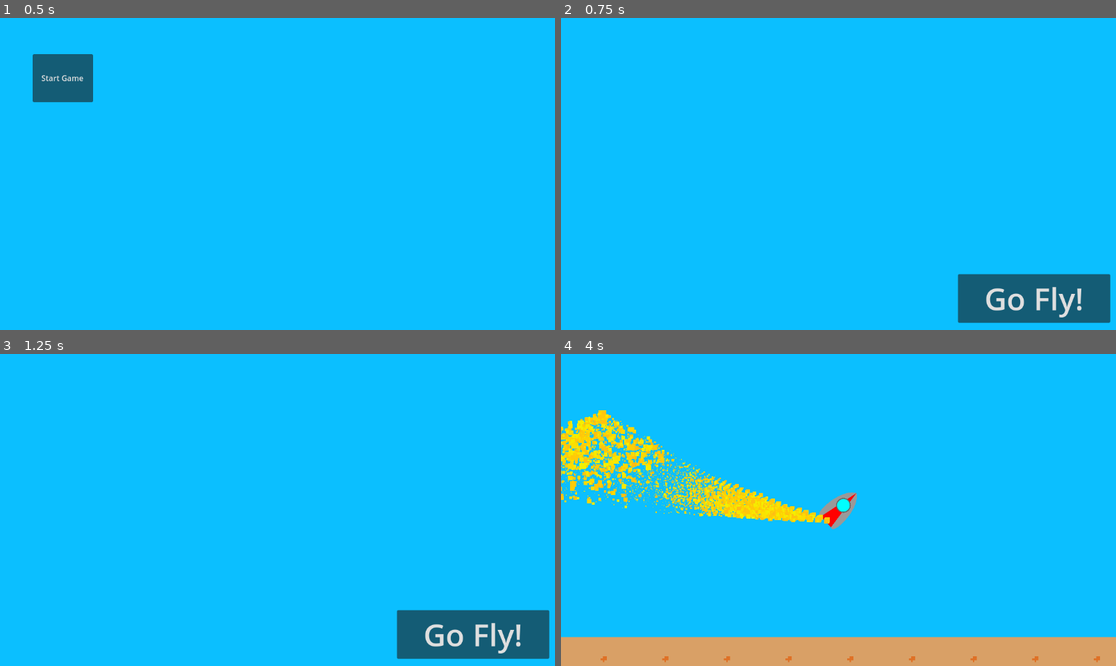
Above: before the commit, frames 1-4 (two rows, left to right).
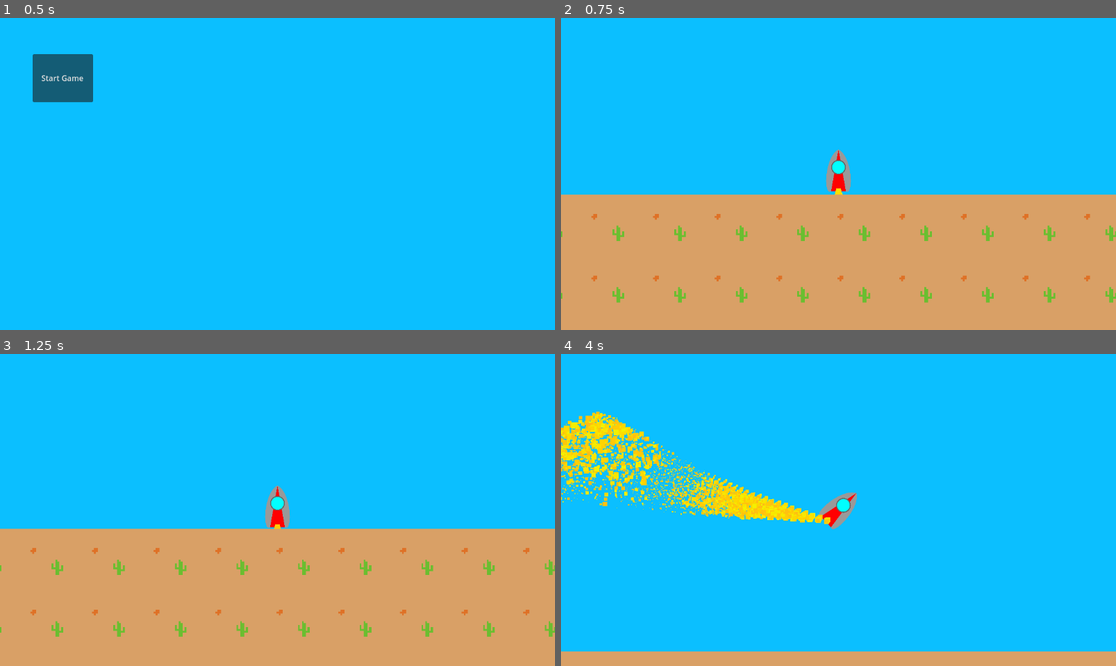
Above: after the commit, the same moments.

Repository: randomairborne/moonshot
Game: Godot game, scene res://menu/menu.tscn
Two runs of this game, one before a commit and one after it. Both use one fixed random seed, a clock stepped at 60 frames per second and the inputs below.
Inputs (mouse positions are in pixels of both pictures, inside the frame that each line leads up to):
- Up to frame 1 (0.5 s): no input
- Up to frame 2 (0.75 s): click "Start Game" at 0.5 s
- Up to frame 3 (1.25 s): no input
- Up to frame 4 (4 s): click (1032, 634) at 1.25 s, where only the run before the commit has a clickable "Go Fly!"; hold Right (turn_right) 2.03-2.78 s; hold Up (boost) 2.03-2.78 s; hold A (turn_left) 2.78-3.53 s; tap Down (cut_engine) at 2.85 s; hold Right (turn_right) from 3.53 s (still down); hold Up (boost) from 3.53 s (still down)

Frame 1 is identical in both runs. In frame 2, 44% of the frame differs, in the area x 0-100%, y 42-100%; in frame 3, 45%; in frame 4, 9.4%.

Commit message:
give planes righting force

Diff:
--- a/fly/plane.gd
+++ b/fly/plane.gd
@@ -1,6 +1,11 @@
 extends RigidBody2D
 
-const BALANCE_FORCE = Vector2(-50, -9807)
+const FLIGHT_FORCE = Vector2(-50, -9807)
+const BALANCE_FORCE = 500
 
 func _integrate_forces(state: PhysicsDirectBodyState2D) -> void:
-	state.apply_central_force(BALANCE_FORCE.rotated(rotation))
+	state.apply_central_force(FLIGHT_FORCE.rotated(rotation))
+	if rotation > 0:
+		state.apply_torque(-BALANCE_FORCE)
+	elif rotation < 0:
+		state.apply_torque(BALANCE_FORCE)
--- a/menu/startgame.gd
+++ b/menu/startgame.gd
@@ -12,4 +12,4 @@
 
 func _pressed() -> void:
 	print("loading game")
-	get_tree().change_scene_to_file("res://shop/shop.tscn")
+	get_tree().change_scene_to_file("res://fly/fly.tscn")
